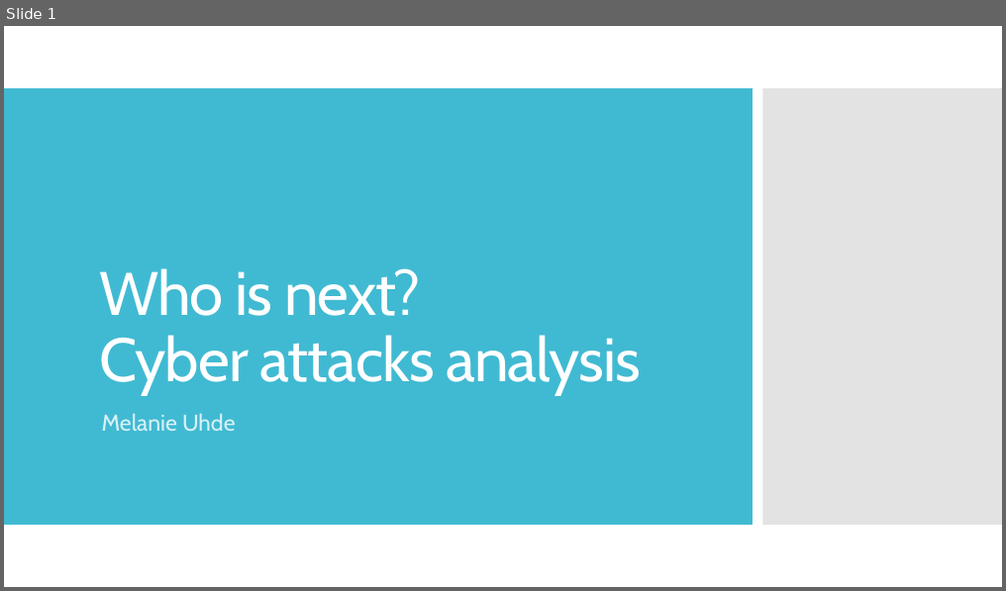
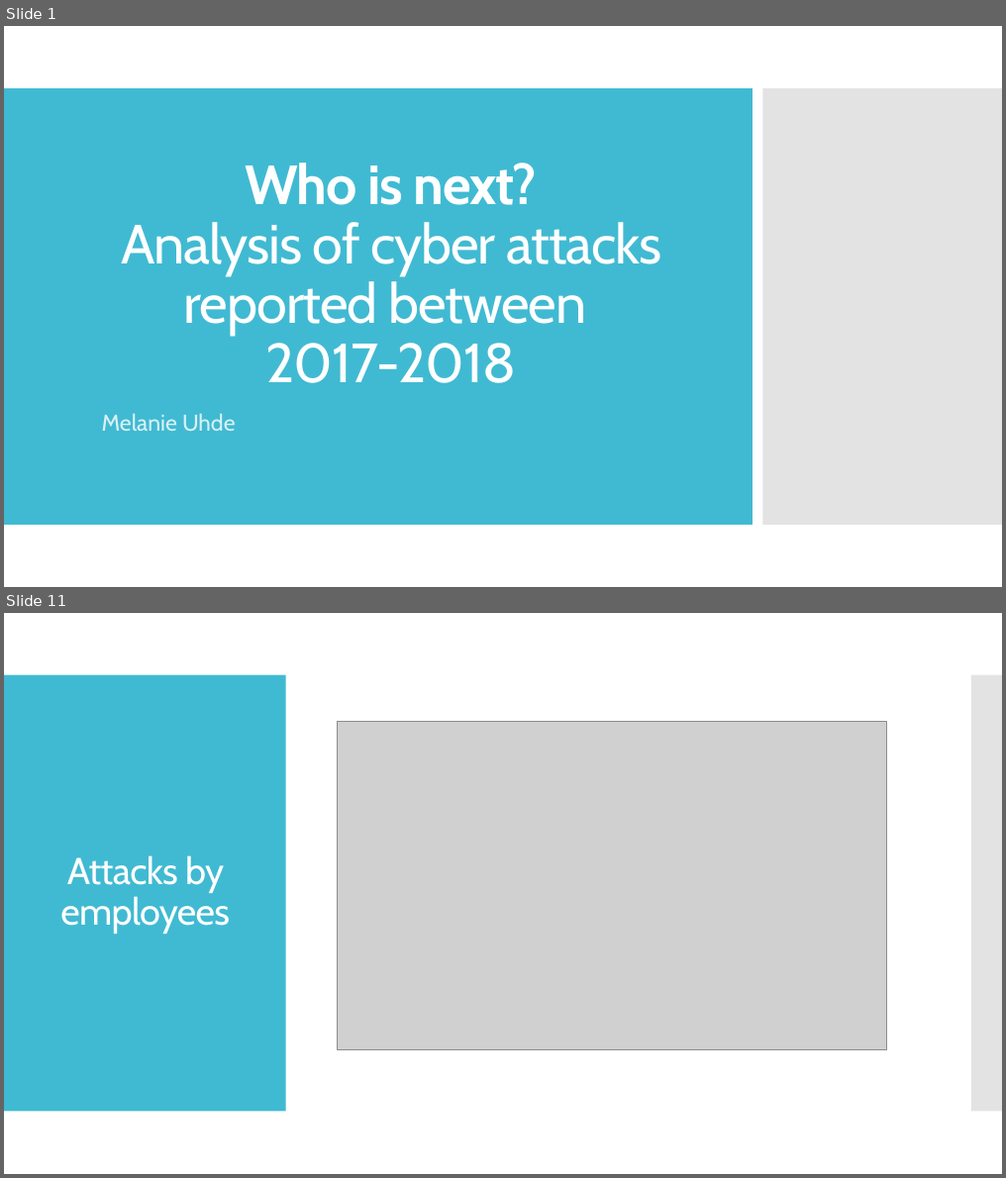
Before and after one commit to MelanieU/cyberattacks_in_healthcare, a slide deck: Analysis/hackmageddon_presentation.pptx. Shown one above the other, each under a label of ours: slide 1 before the commit, slides 1 and 11 after it; the slides between them are not shown. The pictures are 1006x591 and 1006x1178 pixels, drawn with LibreOffice and Linux fonts; fonts in the diff are those of the drawing; grey boxes stand for pictures. Boxes give left, top, right and bottom in pixels: in the first picture for what was removed or moved away, otherwise in the second. Text is boxed around its words. In the diff, an @@ line names an element or a change of style, - is before the commit and + after.

```diff
--- a/Analysis/hackmageddon_presentation.pptx
+++ b/Analysis/hackmageddon_presentation.pptx
@@ slide 11 added at (x1=4, y1=613, x2=1002, y2=1174), background #FFFFFF @@
@@ rectangle added at (x1=4, y1=675, x2=286, y2=1112), fill #40BAD2 @@
@@ rectangle added at (x1=971, y1=675, x2=1002, y2=1112), fill #C8C8C8 at 50% opacity @@
@@ picture added at (x1=338, y1=722, x2=887, y2=1051) @@
@@ title added at (x1=60, y1=856, x2=230, y2=934), 36 pt, text #FFFFFF @@
+Attacks by employees
@@ slide 1 changed as well @@
@@ title at (x1=121, y1=163, x2=662, y2=383): text changed; size 59 to 53.1 pt @@
-Who is next?
-Cyber attacks analysis
+Who is next?
+Analysis of cyber attacks reported between
+2017-2018
```
Also in this commit, not shown: 11 other slides added, 6 slides removed.
